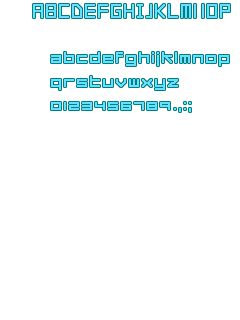
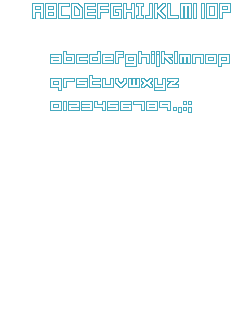
Comparing the layer stacks of the two 240×320 images. Changes:
painted on "Layer 1" over (x1=33, y1=4, x2=230, y2=112)
added layer "Layer 3" above "Layer 2" over (x1=32, y1=3, x2=231, y2=113)
